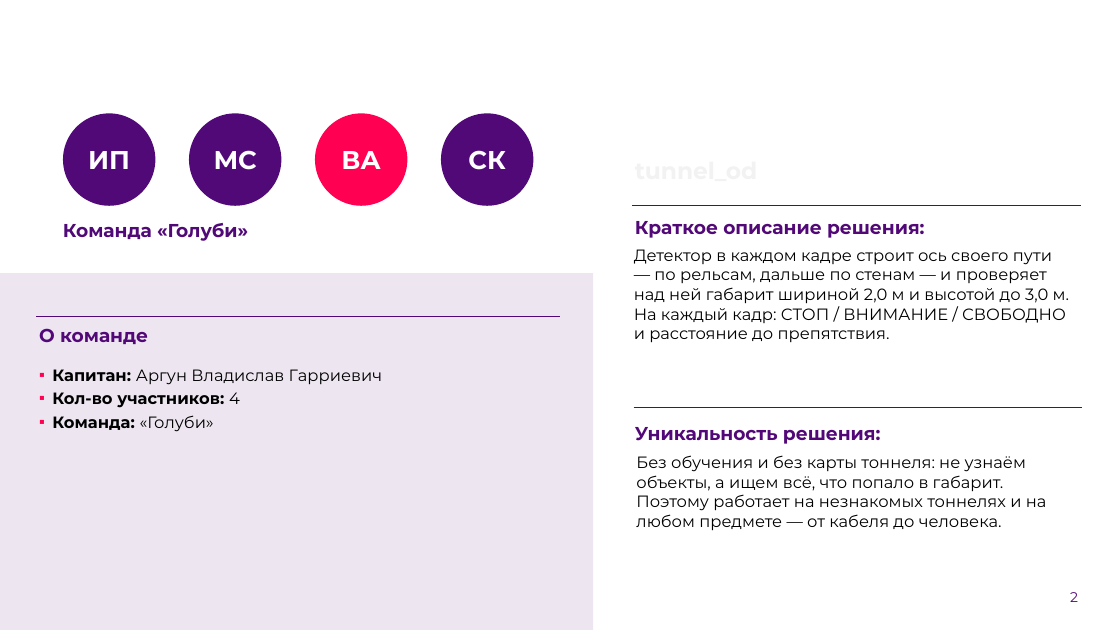
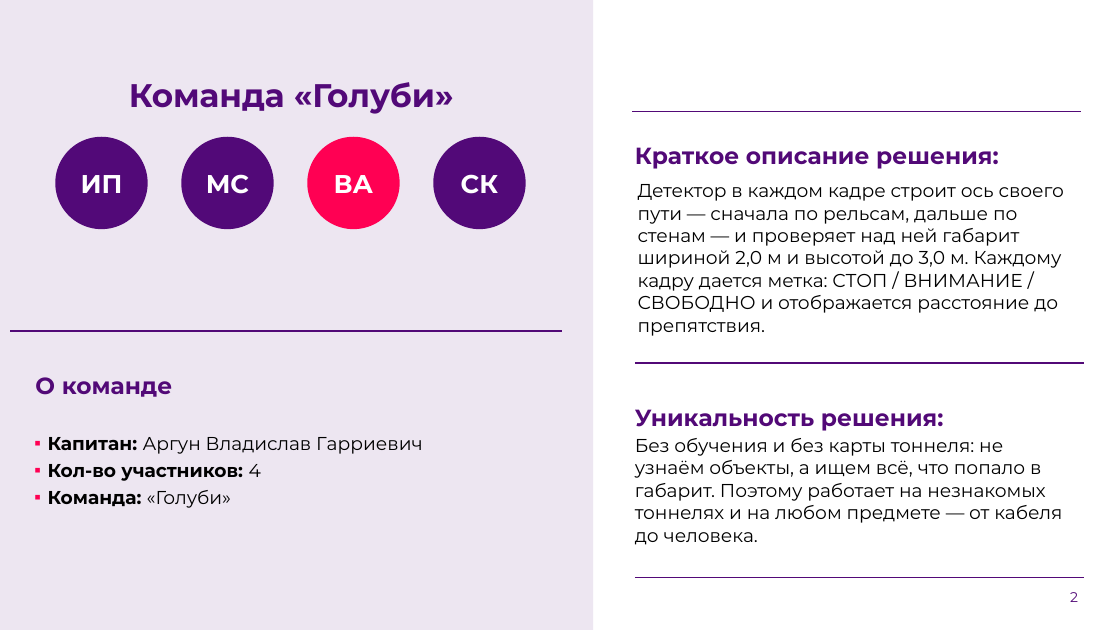
Before and after one commit to ivanpabl/hakatanon_lidar, a slide deck: slide 2 of presentation/ЛЦТ2026_Кейс5_tunnel_od.pptx. Drawn at 1120x630 pixels with LibreOffice and Linux fonts; fonts in the diff are those of the drawing; background and template pictures are left out. Boxes give left, top, right and bottom in pixels: in the first picture for what was removed or moved away, otherwise in the second. Text is boxed around its words. In the diff, an @@ line names an element or a change of style, - is before the commit and + after.

```diff
--- a/presentation/ЛЦТ2026_Кейс5_tunnel_od.pptx
+++ b/presentation/ЛЦТ2026_Кейс5_tunnel_od.pptx
@@ rectangle: place and size @@
-rectangle at [0, 273, 593, 630]
+rectangle at [0, 0, 593, 630]
@@ text "Команда «Голуби»": place and size @@
-text "Команда «Голуби»" at [63, 223, 248, 241]
+text "Команда «Голуби»" at [129, 82, 454, 114]
@@ text "Команда «Голуби»" at [129, 82, 454, 114]: size 16 to 28 pt; alignment left to centre @@
@@ title removed at [627, 96, 961, 189] @@
-tunnel_od
@@ line moved from (632, 206) - (1081, 206) to (632, 112) - (1081, 112) @@
@@ ellipse "ИП": place and size @@
-ellipse "ИП" at [63, 113, 155, 206]
+ellipse "ИП" at [55, 137, 148, 229]
@@ ellipse "МС": place and size @@
-ellipse "МС" at [189, 113, 281, 206]
+ellipse "МС" at [181, 137, 274, 229]
@@ ellipse "ВА": place and size @@
-ellipse "ВА" at [315, 113, 408, 206]
+ellipse "ВА" at [308, 137, 400, 229]
@@ ellipse "СК": place and size @@
-ellipse "СК" at [441, 113, 534, 206]
+ellipse "СК" at [434, 137, 526, 229]
@@ size 16 to 20 pt in 3 elements at [635, 409, 944, 431], [35, 377, 173, 397], [635, 147, 999, 169] @@
@@ text "Краткое описание решения:": place and size @@
-text "Краткое описание решения:" at [635, 221, 925, 238]
+text "Краткое описание решения:" at [635, 147, 999, 169]
@@ text at [638, 184, 1064, 336]: text changed; size 14 to 16 pt @@
-Детектор в каждом кадре строит ось своего пути — по рельсам, дальше по стенам — и проверяет над ней габарит шириной 2,0 м и высотой до 3,0 м. На каждый кадр: СТОП / ВНИМАНИЕ / СВОБОДНО и расстояние до препятствия.
+Детектор в каждом кадре строит ось своего пути — сначала по рельсам, дальше по стенам — и проверяет над ней габарит шириной 2,0 м и высотой до 3,0 м. Каждому кадру дается метка: СТОП / ВНИМАНИЕ / СВОБОДНО и отображается расстояние до препятствия.
@@ line moved from (36, 317) - (560, 317) to (10, 331) - (562, 331) @@
@@ line (10, 331) - (562, 331): stroke #520977 0.5 pt to #520977 1 pt @@
@@ text "О команде": place and size @@
-text "О команде" at [39, 328, 148, 344]
+text "О команде" at [35, 377, 173, 397]
@@ line moved from (634, 408) - (1083, 408) to (635, 363) - (1084, 363) @@
@@ text "Уникальность решения:": place and size @@
-text "Уникальность решения:" at [635, 427, 881, 444]
+text "Уникальность решения:" at [635, 409, 944, 431]
@@ text "Капитан: Аргун Владислав Гарриевич" at [48, 437, 423, 508]: size 14 to 16 pt @@
@@ text "Капитан: Аргун Владислав Гарриевич": place and size @@
-text "Капитан: Аргун Владислав Гарриевич" at [52, 369, 383, 432]
+text "Капитан: Аргун Владислав Гарриевич" at [48, 437, 423, 508]
@@ text "Без обучения и без карты ...": place and size @@
-text "Без обучения и без карты ..." at [636, 455, 1047, 531]
+text "Без обучения и без карты ..." at [635, 438, 1062, 545]
@@ text "Без обучения и без карты ..." at [635, 438, 1062, 545]: size 14 to 16 pt @@
@@ line added from (635, 577) to (1084, 577), #520977 1 pt @@
```
Also in this commit, not shown: 11 other slides changed, 2 other files.
